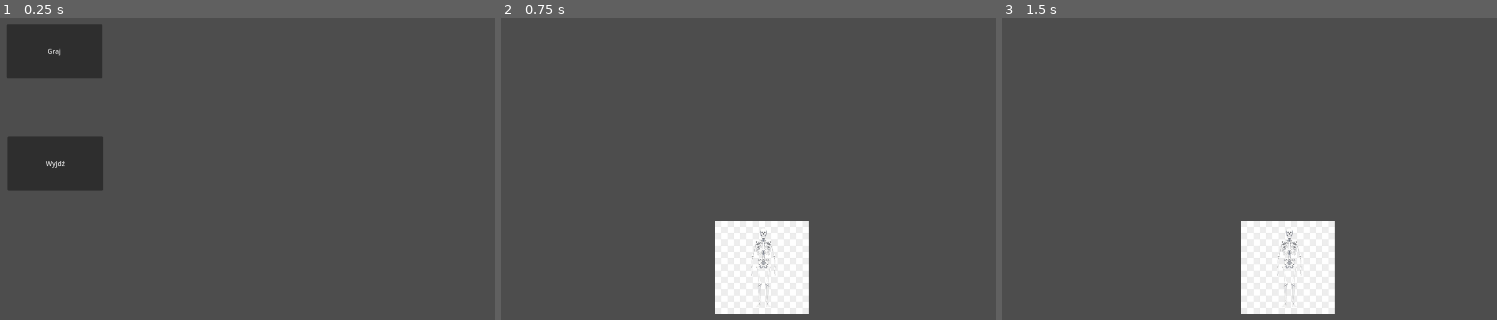
Above: before the commit, frames 1-3 (left to right).
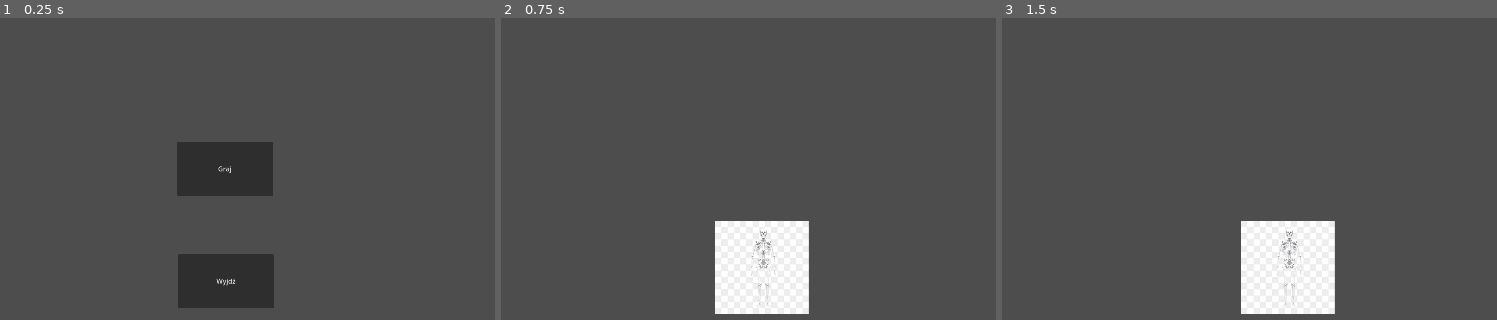
Above: after the commit, the same moments.

Repository: SonSku/CriticalFailureOr1Place
Game: Godot game, scene res://Scenes/intro.tscn
The game is run twice, just before and just after one commit, with the same random seed, the same clock (stepped at 60 frames per second) and the same inputs.
Inputs:
- Up to frame 1 (0.25 s): no input
- Up to frame 2 (0.75 s): click "Graj" at 0.5 s
- Up to frame 3 (1.5 s): tap Enter at 1.25 s; hold Right (ui_right) from 1.28 s (still down)

The runs differ from the first frame. In frame 1, 14% of the frame differs, in the area x 1-56%, y 2-97%; in frame 2, nothing differs; in frame 3, nothing differs.

Commit message:
fixed menu layout

Diff:
--- a/placeholder/Scenes/intro.tscn
+++ b/placeholder/Scenes/intro.tscn
@@ -6,17 +6,17 @@
 script = ExtResource("1_k1f18")
 
 [node name="Play" type="Button" parent="."]
-offset_left = 463.0
-offset_top = 68.0
-offset_right = 693.0
-offset_bottom = 198.0
+offset_left = 873.0
+offset_top = 351.0
+offset_right = 1103.0
+offset_bottom = 481.0
 text = "Graj"
 
 [node name="Quit" type="Button" parent="."]
-offset_left = 465.0
-offset_top = 338.0
-offset_right = 695.0
-offset_bottom = 468.0
+offset_left = 875.0
+offset_top = 621.0
+offset_right = 1105.0
+offset_bottom = 751.0
 text = "Wyjdź"
 
 [connection signal="pressed" from="Play" to="." method="_on_button_pressed"]
Not shown: 1 places in placeholder/Scenes/intro.tscn that only renumber resources
